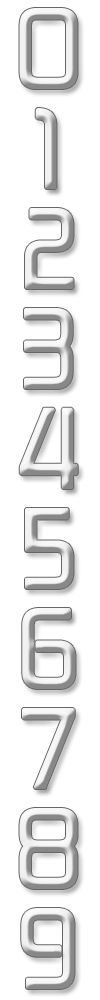
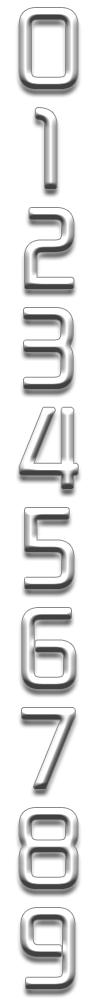
Before/after of a 100 x 1000 layered artwork. What changed in the layer stack:
"9": opacity 60% → 100% over [21, 908, 75, 989]
"8": opacity 60% → 100% over [19, 808, 78, 889]
"7": opacity 60% → 100% over [22, 708, 75, 789]
"6": opacity 60% → 100% over [22, 608, 76, 689]
"5": opacity 60% → 100% over [25, 508, 74, 589]
"4": opacity 60% → 100% over [19, 407, 78, 489]
"3": opacity 60% → 100% over [24, 308, 73, 389]
"2": opacity 60% → 100% over [25, 208, 74, 289]
"1": opacity 60% → 100% over [35, 108, 57, 189]
"0": opacity 60% → 100% over [19, 8, 78, 89]
